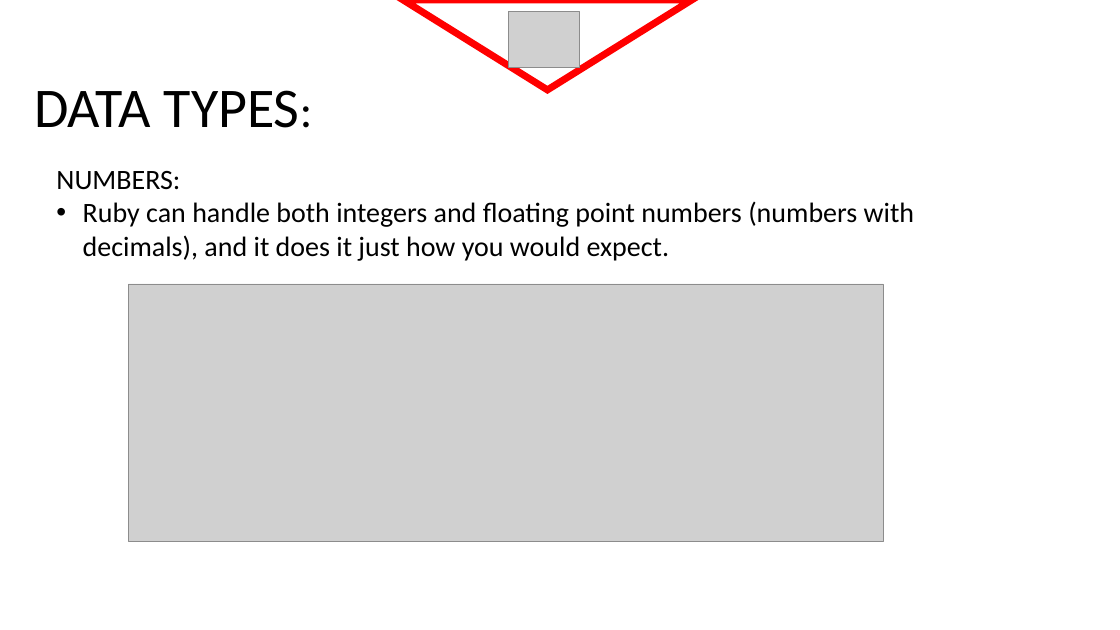
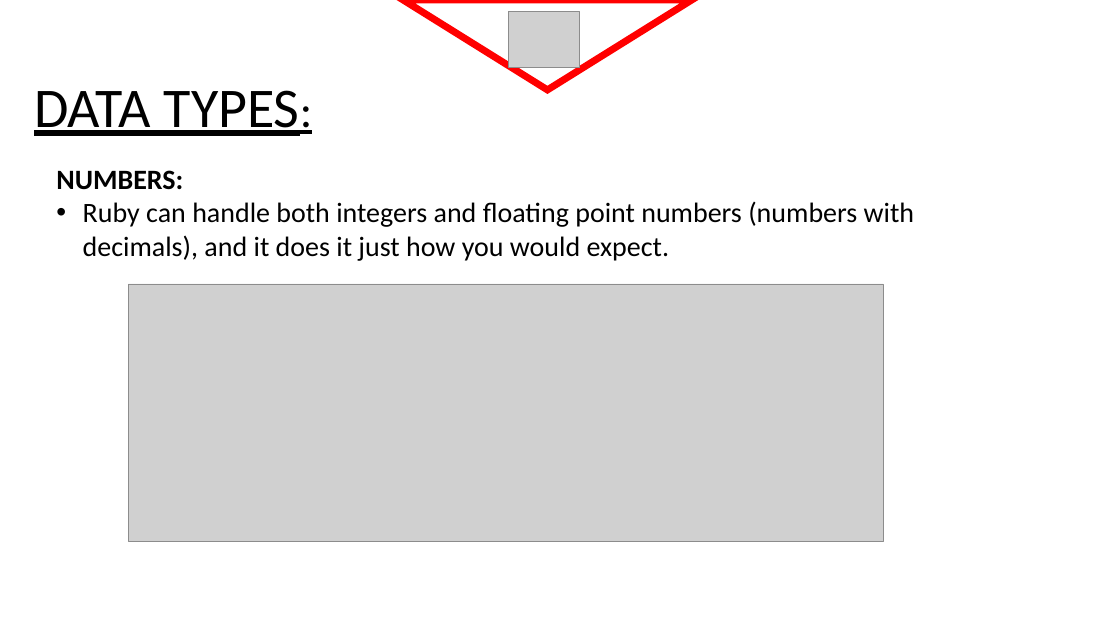
Before and after one commit to ritesh93kumar/ritrep, a slide deck: slide 7 of Ruby Programming Language.pptx (slide 8 before the commit). Drawn at 1120x630 pixels with LibreOffice and Linux fonts; fonts in the diff are those of the drawing; grey boxes stand for pictures. Boxes give left, top, right and bottom in pixels: in the first picture for what was removed or moved away, otherwise in the second. Text is boxed around its words. In the diff, an @@ line names an element or a change of style, - is before the commit and + after.

```diff
--- a/Ruby Programming Language.pptx
+++ b/Ruby Programming Language.pptx
@@ text "DATA TYPES:" at box(34, 90, 300, 136): underline on @@
@@ text at box(56, 170, 183, 190): bold on in "NUMBERS:" @@
```
Also in this commit, not shown: 26 other slides changed, 1 slide added, 1 slide removed.
